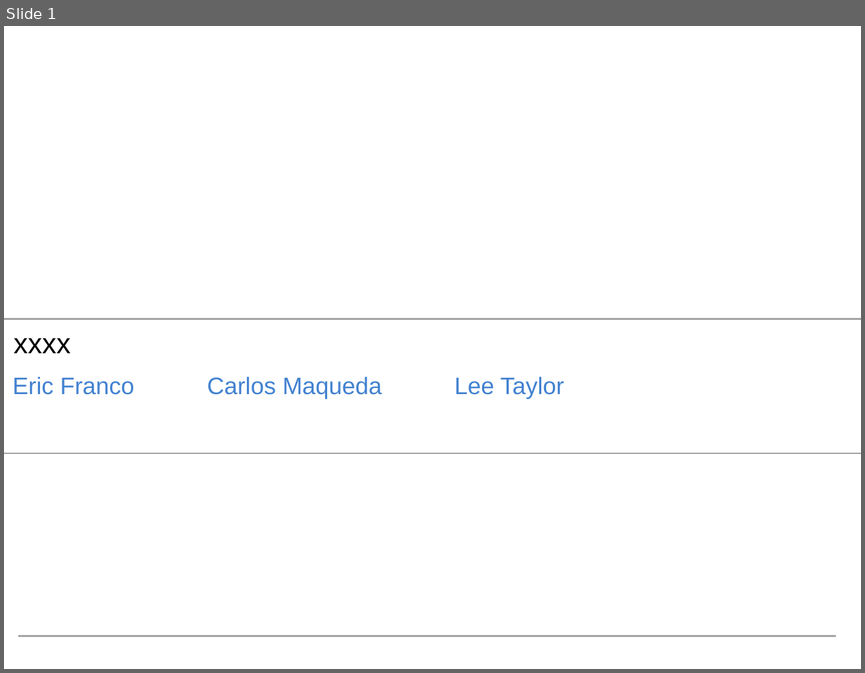
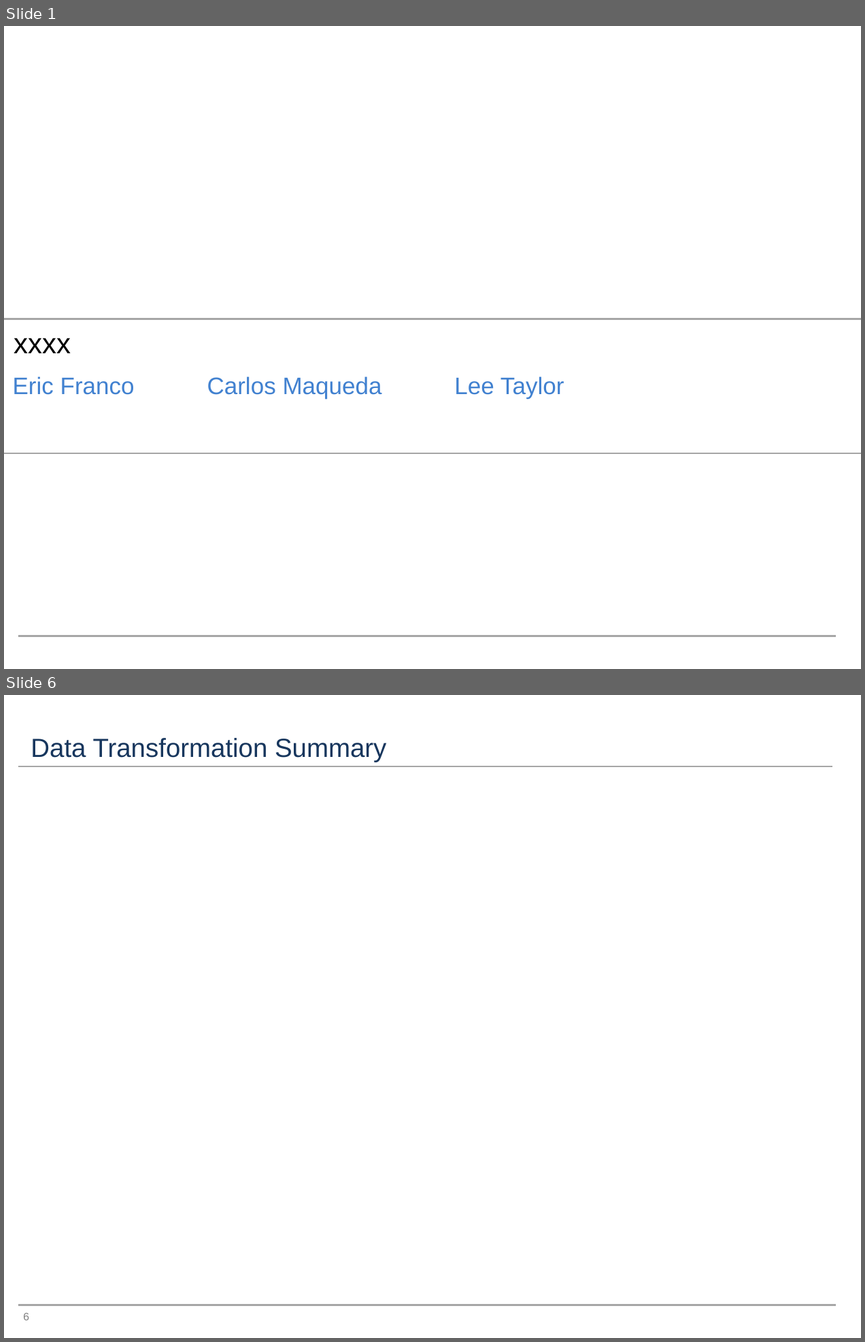
Before and after one commit to francoe/project_3, a slide deck: project_3_presentation.pptx. Shown one above the other, each under a label of ours: slide 1 before the commit, slides 1 and 6 after it; the slides between them are not shown. The pictures are 865x673 and 865x1342 pixels, drawn with LibreOffice and Linux fonts; fonts in the diff are those of the drawing. Boxes give left, top, right and bottom in pixels: in the first picture for what was removed or moved away, otherwise in the second. Text is boxed around its words. In the diff, an @@ line names an element or a change of style, - is before the commit and + after.

```diff
--- a/project_3_presentation.pptx
+++ b/project_3_presentation.pptx
@@ slide 6 added at [4,695,861,1338], background #FFFFFF; not listed: 1 template element that a slide beside it also shows @@
@@ title added at [31,738,386,762], 22 pt, text #17365D @@
+Data Transformation Summary
@@ line added from (18, 766) to (832, 766), #A6A6A6 1.5 pt @@
@@ page number added at [23,1312,29,1320], 9 pt, text #808080 @@
+6
```
Also in this commit, not shown: 1 slide changed, 6 other slides added, 3 slides removed, 1 other file.
